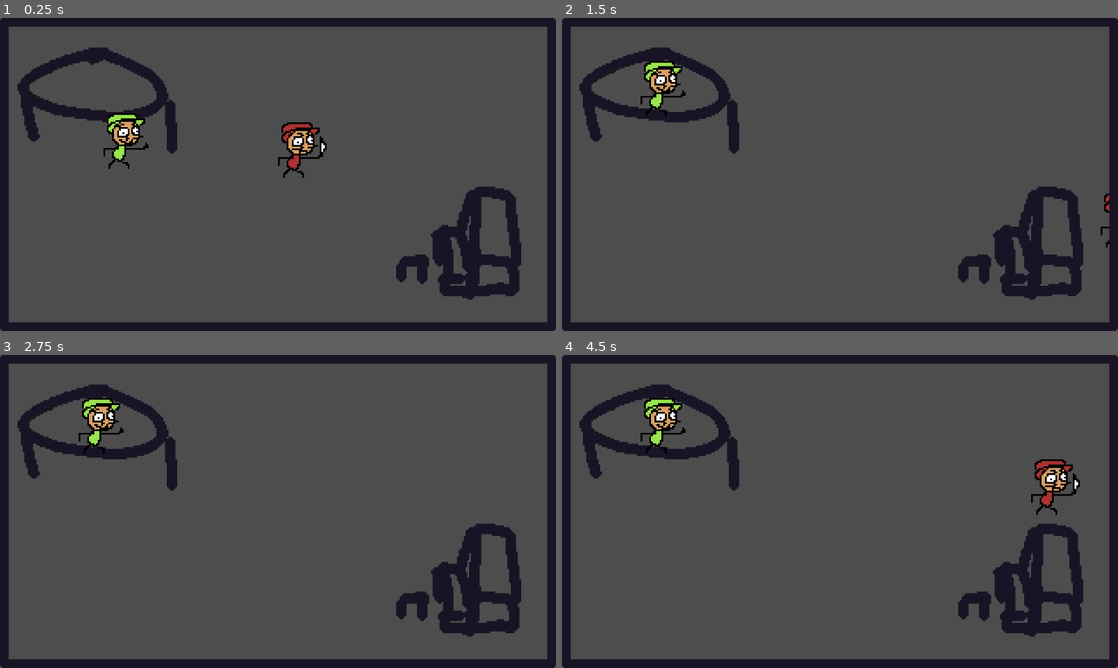
Above: before the commit, frames 1-4 (two rows, left to right).
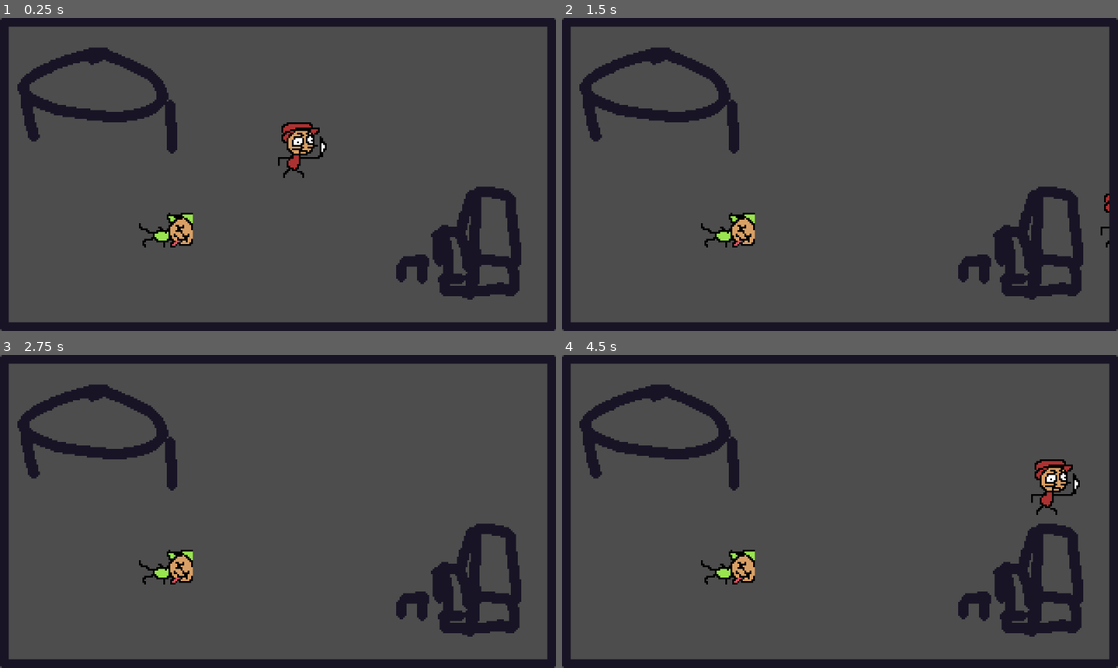
Above: after the commit, the same moments.

Repository: Buzabs/murder84
Game: Godot game, scene res://Maps/test_map.tscn
Same seed, same stepped clock (60 frames per second), same inputs: the game is played once before the commit and once after it.
Inputs:
- Up to frame 1 (0.25 s): no input
- Up to frame 2 (1.5 s): hold D (Right) 0.53-1.28 s; hold S (Down) from 1.28 s (still down)
- Up to frame 3 (2.75 s): release S (Down) at 2.03 s; hold D (Right) from 2.03 s (still down)
- Up to frame 4 (4.5 s): tap Enter at 2.75, 4.25 s; release D (Right) at 2.78 s; hold W (Up) 2.78-3.53 s; tap Space at 3.5 s; hold A (Left) from 3.53 s (still down)

The runs differ from the first frame. In frame 1, 1.4% of the frame differs, in the area x 18-35%, y 30-74%; in frame 2, 1.4%, in the area x 14-35%, y 13-74%; in frame 3, 1.4%; in frame 4, 1.4%.

Commit message:
Dead state
Added a npc state for dying (with a beautiful placeholder)

Diff:
--- a/Maps/test_map.tscn
+++ b/Maps/test_map.tscn
@@ -3,6 +3,7 @@
 [ext_resource type="PackedScene" uid="uid://ppex6kmmv05y" path="res://Player/player.tscn" id="1_nxrqf"]
 [ext_resource type="Texture2D" uid="uid://yaxhjjv5icsv" path="res://Assets/Placeholders/room.png" id="2_hj615"]
 [ext_resource type="PackedScene" uid="uid://bougn26h7pydc" path="res://NPC/NPC.tscn" id="3_p5beq"]
+[ext_resource type="Texture2D" uid="uid://b44in805uf0gk" path="res://Assets/Placeholders/npc_dead.png" id="4_xtlx7"]
 
 [node name="TestMap" type="Node" unique_id=196491887]
 
@@ -26,3 +27,4 @@
 NodePath("../Table"): 10.0,
 NodePath("../Piano"): 15.0
 }
+sprite_dead = ExtResource("4_xtlx7")
--- a/NPC/NPC.tscn
+++ b/NPC/NPC.tscn
@@ -4,6 +4,7 @@
 [ext_resource type="Script" uid="uid://dbv1pxl765dt2" path="res://Scripts/NPC/npc.gd" id="1_6fl5w"]
 [ext_resource type="Script" uid="uid://dw0q3eaxpcrmq" path="res://Scripts/StateMachine/state_machine.gd" id="1_gxmj8"]
 [ext_resource type="Script" uid="uid://kvxlsqa70brw" path="res://Scripts/StateMachine/NPC_states/wander.gd" id="2_qm8nd"]
+[ext_resource type="Script" uid="uid://c5w7yx7mbmyn2" path="res://Scripts/StateMachine/NPC_states/dead.gd" id="4_eudjw"]
 
 [sub_resource type="RectangleShape2D" id="RectangleShape2D_l88s5"]
 size = Vector2(26, 32)
@@ -13,10 +14,14 @@
 
 [node name="StateMachine" type="Node" parent="." unique_id=1165740488 node_paths=PackedStringArray("initial_state")]
 script = ExtResource("1_gxmj8")
-initial_state = NodePath("wander")
+initial_state = NodePath("dead")
 
 [node name="wander" type="Node" parent="StateMachine" unique_id=1488839005]
 script = ExtResource("2_qm8nd")
+
+[node name="dead" type="Node" parent="StateMachine" unique_id=955989989 node_paths=PackedStringArray("wander_state")]
+script = ExtResource("4_eudjw")
+wander_state = NodePath("../wander")
 
 [node name="Sprite" type="Sprite2D" parent="." unique_id=1614066700]
 texture = ExtResource("1_4ba72")
--- a/Scripts/NPC/npc.gd
+++ b/Scripts/NPC/npc.gd
@@ -2,3 +2,4 @@
 extends CharacterBody2D
 
 @export var actions: Dictionary[Marker2D, float]= {}
+@export var sprite_dead: Texture
--- /dev/null
+++ b/Scripts/StateMachine/NPC_states/dead.gd
@@ -0,0 +1,8 @@
+extends State
+
+@export var wander_state: State
+
+func enter(previous_state: State) -> void:
+	for child in parent.get_children():
+		if child is Sprite2D:
+			child.texture = parent.sprite_dead
Binary file added: Assets/Placeholders/npc_dead.png
Not shown, added: Assets/Placeholders/npc_dead.png.import
Not shown, added: Scripts/StateMachine/NPC_states/dead.gd.uid
